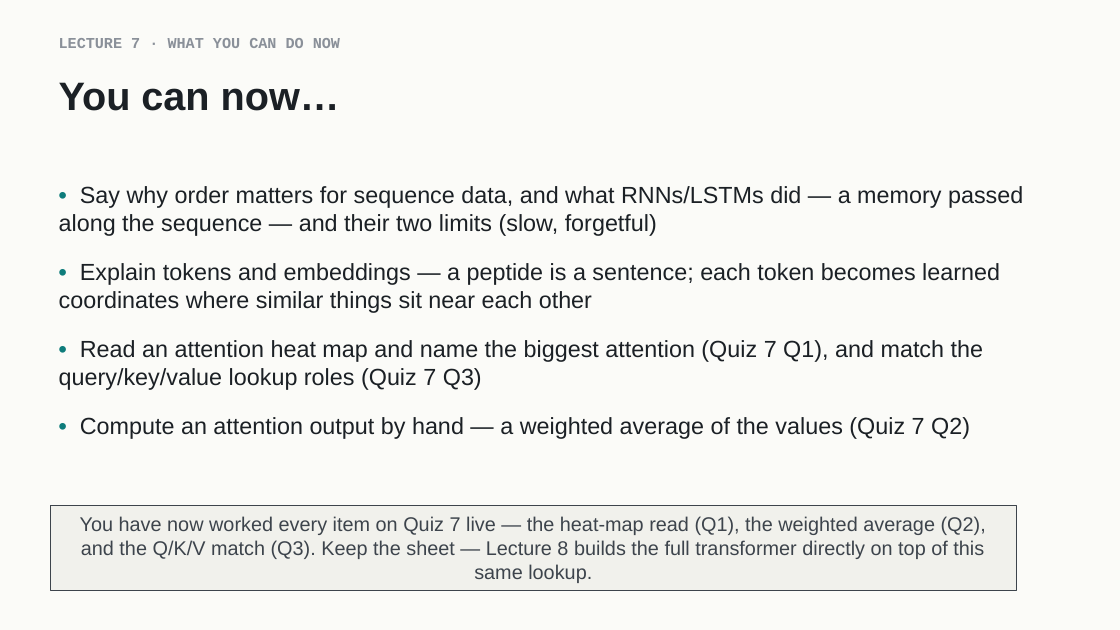
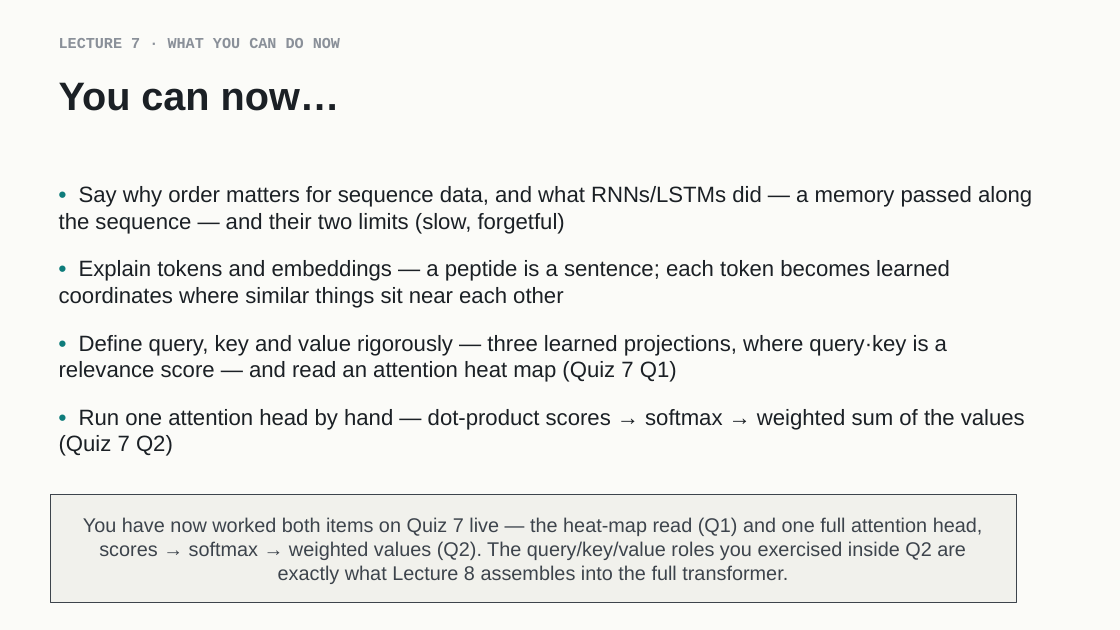
Before and after one commit to indigobio/msacl_dl_course, a slide deck: slide 17 of slides/pptx/lecture07_attention.pptx (slide 18 before the commit). Drawn at 1120x630 pixels with LibreOffice and Linux fonts; fonts in the diff are those of the drawing. Boxes give left, top, right and bottom in pixels: in the first picture for what was removed or moved away, otherwise in the second. Text is boxed around its words. In the diff, an @@ line names an element or a change of style, - is before the commit and + after.

```diff
--- a/slides/pptx/lecture07_attention.pptx
+++ b/slides/pptx/lecture07_attention.pptx
@@ text at bbox=[59, 186, 1032, 308]: size 20 to 19 pt in "• Say why order matters for sequence ...", "• Explain tokens and embeddings — a ..." @@
@@ text at bbox=[59, 335, 1025, 456]: text changed; size 20 to 19 pt @@
-• Read an attention heat map and name the biggest attention (Quiz 7 Q1), and match the query/key/value lookup roles (Quiz 7 Q3)
-• Compute an attention output by hand — a weighted average of the values (Quiz 7 Q2)
+• Define query, key and value rigorously — three learned projections, where query·key is a relevance score — and read an attention heat map (Quiz 7 Q1)
+• Run one attention head by hand — dot-product scores → softmax → weighted sum of the values (Quiz 7 Q2)
@@ rectangle "You have now worked both ...": place and size @@
-rectangle "You have now worked both ..." at bbox=[50, 506, 1017, 591]
+rectangle "You have now worked both ..." at bbox=[50, 494, 1017, 602]
@@ text in rectangle at bbox=[83, 517, 983, 584]: text changed @@
-You have now worked every item on Quiz 7 live — the heat-map read (Q1), the weighted average (Q2), and the Q/K/V match (Q3). Keep the sheet — Lecture 8 builds the full transformer directly on top of this same lookup.
+You have now worked both items on Quiz 7 live — the heat-map read (Q1) and one full attention head, scores → softmax → weighted values (Q2). The query/key/value roles you exercised inside Q2 are exactly what Lecture 8 assembles into the full transformer.
```
Also in this commit, not shown: 3 other slides changed, 2 slides added, 3 slides removed, 10 other files.
